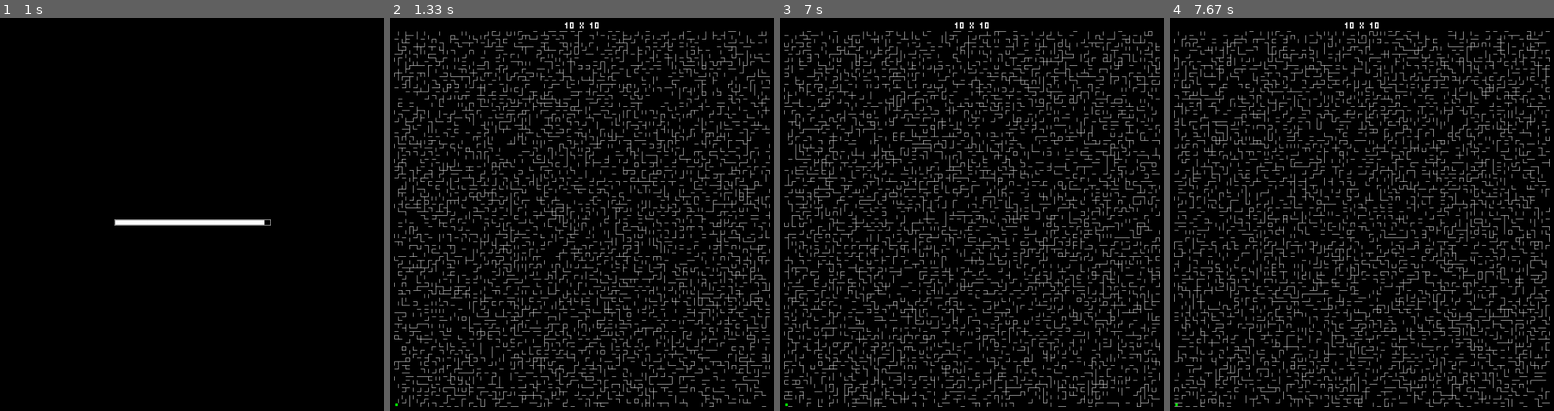
Above: before the commit, frames 1-4 (left to right).
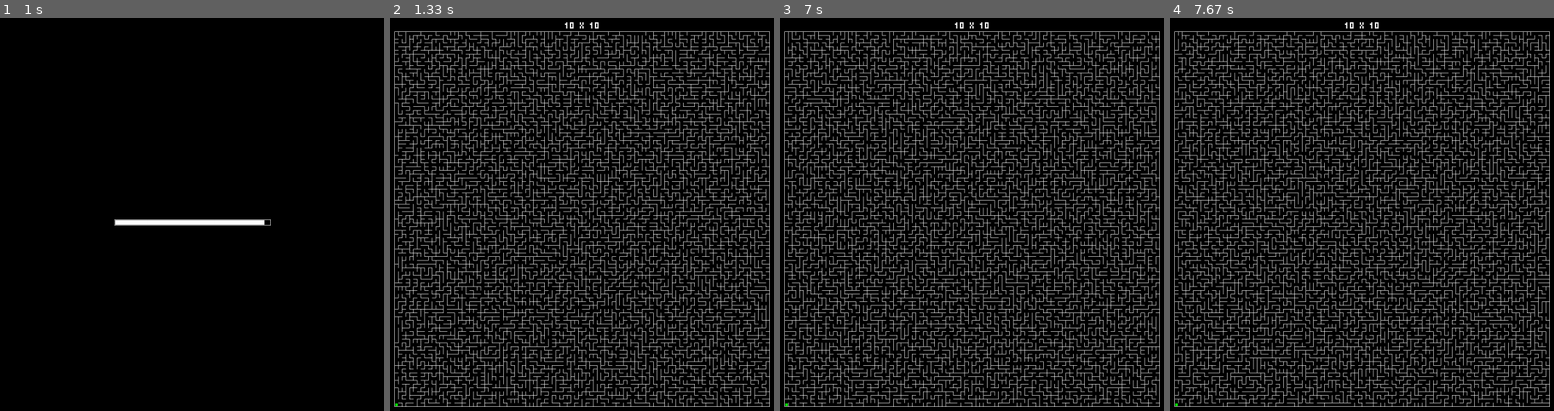
Above: after the commit, the same moments.

Repository: AlexanderNoles/NEA
Game: pygame game, started from MazeRenderer 2.0.py
Two runs of this game, one before a commit and one after it. Both use one fixed random seed, a clock stepped at 60 frames per second and the inputs below.
Inputs:
- Up to frame 1 (1 s): hold E 0.33-0.8 s; hold Right 0.33-0.8 s
- Up to frame 2 (1.33 s): no input
- Up to frame 3 (7 s): hold Up 1.33-1.8 s; hold Right 1.83-2.3 s; hold Left 2.33-2.87 s; hold Down 2.9-3.2 s; hold Up 3.67-4.03 s; hold Right 4.07-4.7 s; hold Left 5.13-5.6 s; hold Right 5.63-6.1 s; hold Up 6.13-6.43 s; tap E at 6.97 s
- Up to frame 4 (7.67 s): tap E at 7.3 s

Frame 1 is identical in both runs. In frame 2, 23% of the frame differs, in the area x 1-99%, y 3-99%; in frame 3, 23%; in frame 4, 23%.

Commit message:
Minor unnoticable change

Diff:
--- a/MazeRenderer 2.0.py
+++ b/MazeRenderer 2.0.py
@@ -62,8 +62,7 @@
                 if event.key == pygame.K_e: #This is a reset button and is only for testing, can be removed in final version
                     first_frame = True
                     screen.fill(default)
-                    from MazeGenerationNew import generate_random_walls
-                    maze_data = generate_random_walls(100,100)
+                    maze_data = generate_walled_maze(100,100,100)
                 #Checks to make sure player can't go outside the maze
                 if position_set_to[0] + add_to_x < 0 or position_set_to[0] + add_to_x > len(maze_data[0])-1:
                     add_to_x = 0
@@ -147,7 +146,7 @@
         offsety += cube_size-1
         offsetx = 0
     #Maze Shell#
-    #draw_rectangle([(0-maze_height/2),(0-maze_width/2)],maze_height,maze_width,False,white,screen,window_dimensions,[1,1,1,1])
+    draw_rectangle([(0-maze_height/2),(0-maze_width/2)],maze_height,maze_width,False,white,screen,window_dimensions,[1,1,1,1])
     return [maze_width,maze_height,]
 
 def draw_player(maze_data,maze_height,maze_width,cube_size,screen,window_dimensions,new_pos,first_pos,*args): #Draws the player in the center of a square, indicated by x and y coordinates
